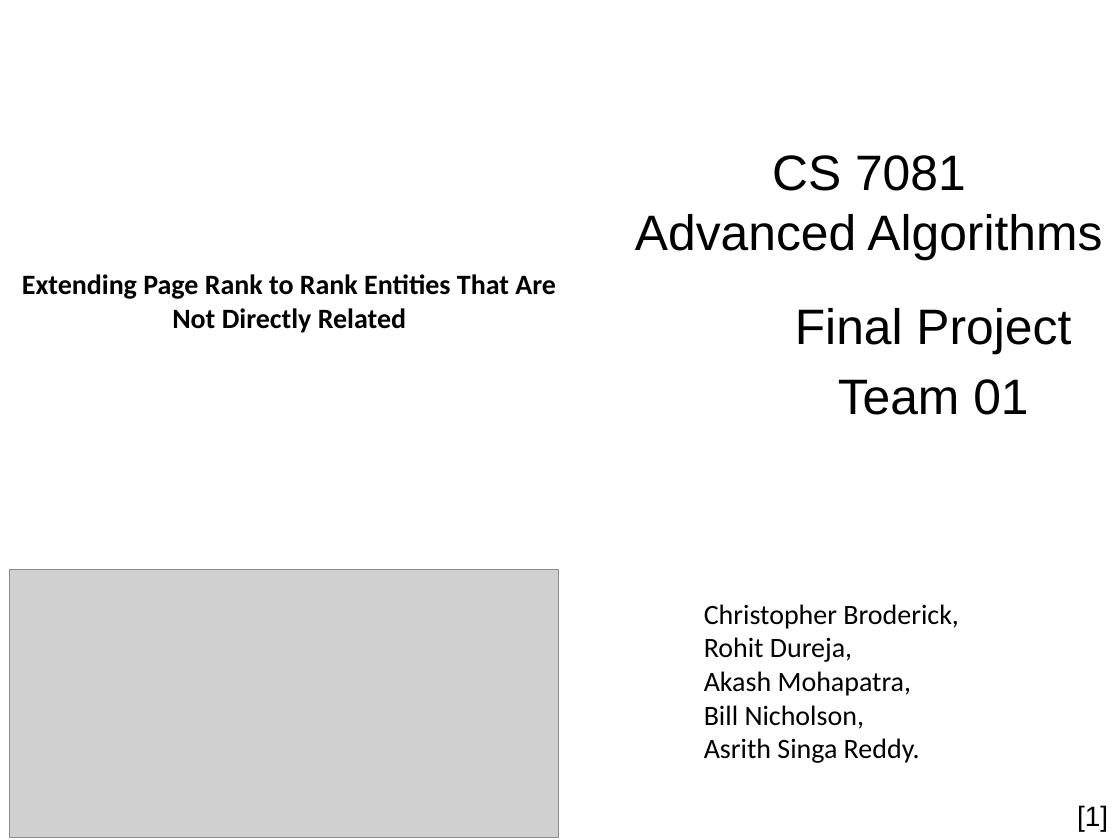
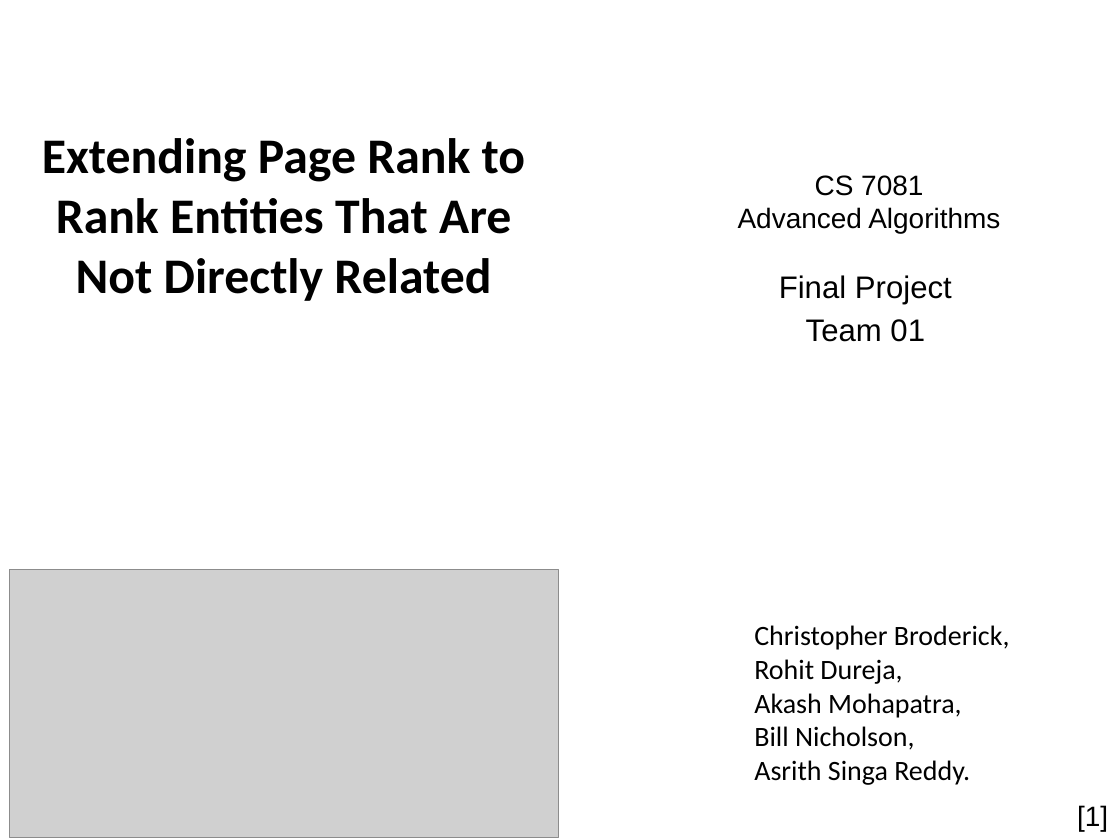
Before and after one commit to nicomp42/CS7081Spring2016Group01FinalProject, a slide deck: slide 1 of Team 01 Final Project.pptx. Drawn at 1120x840 pixels with LibreOffice and Linux fonts; fonts in the diff are those of the drawing; grey boxes stand for pictures; background and template pictures are left out. Boxes give left, top, right and bottom in pixels: in the first picture for what was removed or moved away, otherwise in the second. Text is boxed around its words. In the diff, an @@ line names an element or a change of style, - is before the commit and + after.

```diff
--- a/Team 01 Final Project.pptx
+++ b/Team 01 Final Project.pptx
@@ text "Extending Page Rank to Rank ...": place and size @@
-text "Extending Page Rank to Rank ..." at [22, 274, 556, 333]
+text "Extending Page Rank to Rank ..." at [42, 138, 526, 301]
@@ text "Extending Page Rank to Rank ..." at [42, 138, 526, 301]: size 18 to 32 pt @@
@@ title "CS 7081 Advanced Algorithms" at [738, 175, 1000, 233]: size 32 to 18 pt @@
@@ subtitle "Final Project": place and size @@
-subtitle "Final Project" at [795, 308, 1071, 415]
+subtitle "Final Project" at [779, 275, 952, 342]
@@ subtitle "Final Project" at [779, 275, 952, 342]: size 32 to 20 pt; less space between paragraphs @@
@@ text "Christopher Broderick,": place and size @@
-text "Christopher Broderick," at [704, 604, 959, 763]
+text "Christopher Broderick," at [754, 625, 1010, 785]
```
Also in this commit, not shown: 3 other slides changed.
